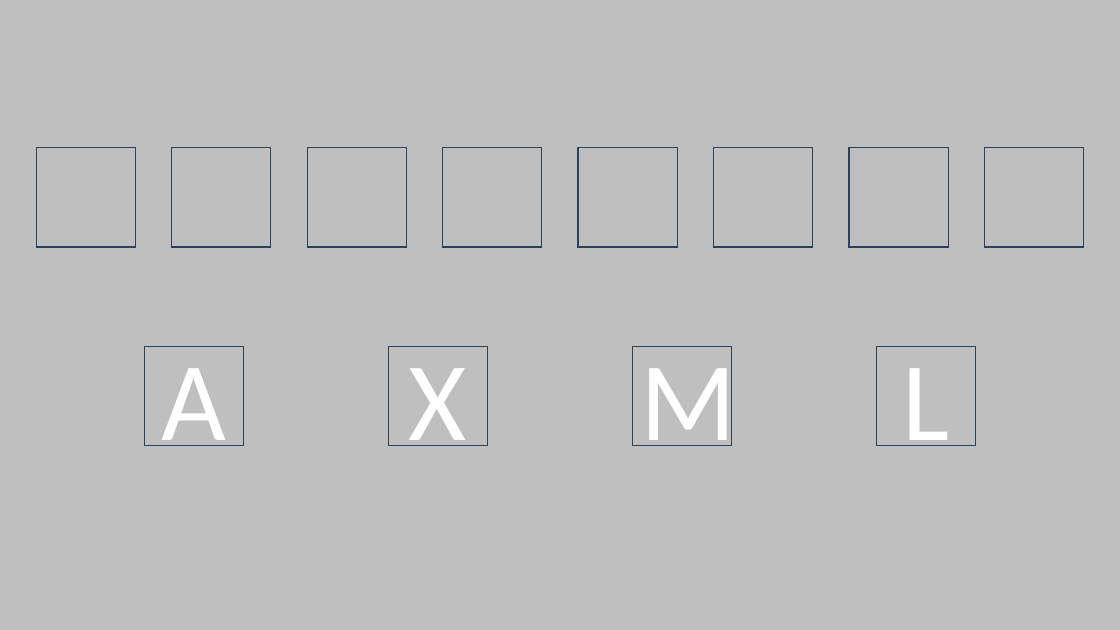
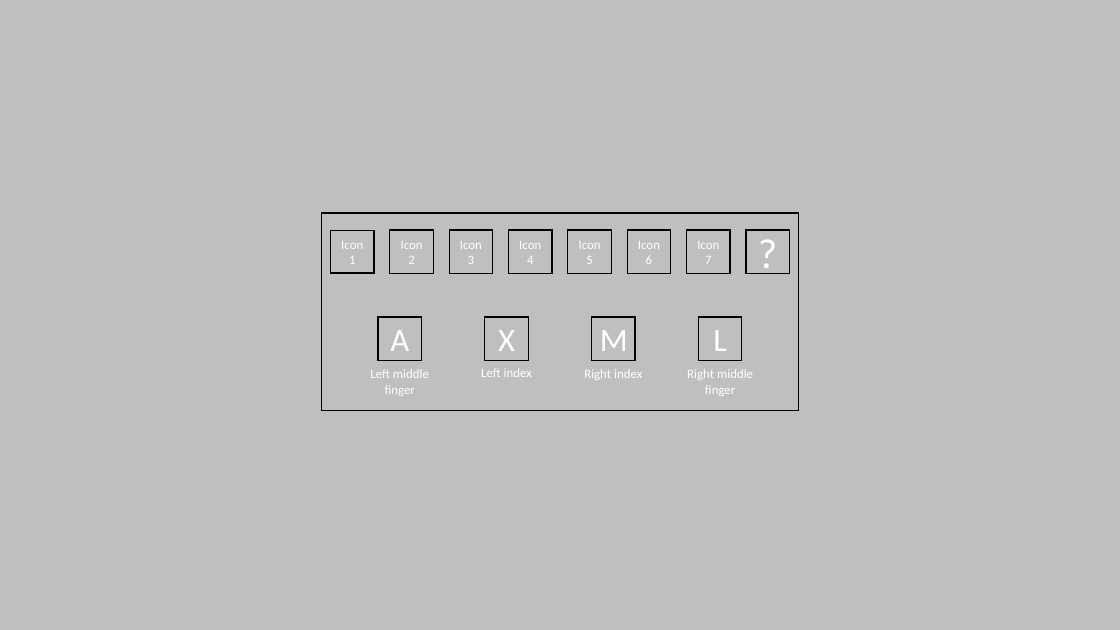
Before and after one commit to chris-pinier/abstract_reasoning, a slide deck: slide 5 of docs/messages.pptx (slide 4 before the commit). Drawn at 1120x630 pixels with LibreOffice and Linux fonts; fonts in the diff are those of the drawing. Boxes give left, top, right and bottom in pixels: in the first picture for what was removed or moved away, otherwise in the second. Text is boxed around its words. In the diff, an @@ line names an element or a change of style, - is before the commit and + after.

```diff
--- a/docs/messages.pptx
+++ b/docs/messages.pptx
@@ group removed at box(36, 148, 1084, 247): 8 rectangles @@
@@ group added at box(322, 213, 799, 411): 9 rectangles, 4 texts @@
+Right middle finger
+Right index
+Left index
+Left middle finger
+?
+Icon 7
+Icon 6
+Icon 5
+Icon
+4
+Icon3
+Icon 2
+Icon 1
@@ size 96 to 28 pt; outline #28445D 1 pt to #000000 1 pt in 4 elements at box(592, 317, 635, 360), box(485, 317, 528, 360), box(699, 317, 743, 360), box(378, 317, 422, 360) @@
@@ rectangle "A": place and size @@
-rectangle "A" at box(145, 346, 244, 445)
+rectangle "A" at box(378, 317, 422, 360)
@@ rectangle "X": place and size @@
-rectangle "X" at box(388, 346, 487, 445)
+rectangle "X" at box(485, 317, 528, 360)
@@ rectangle "M": place and size @@
-rectangle "M" at box(633, 346, 732, 445)
+rectangle "M" at box(592, 317, 635, 360)
@@ rectangle "L": place and size @@
-rectangle "L" at box(876, 346, 975, 445)
+rectangle "L" at box(699, 317, 743, 360)
```
Also in this commit, not shown: 2 other slides changed, 1 slide added, 8 other files.
